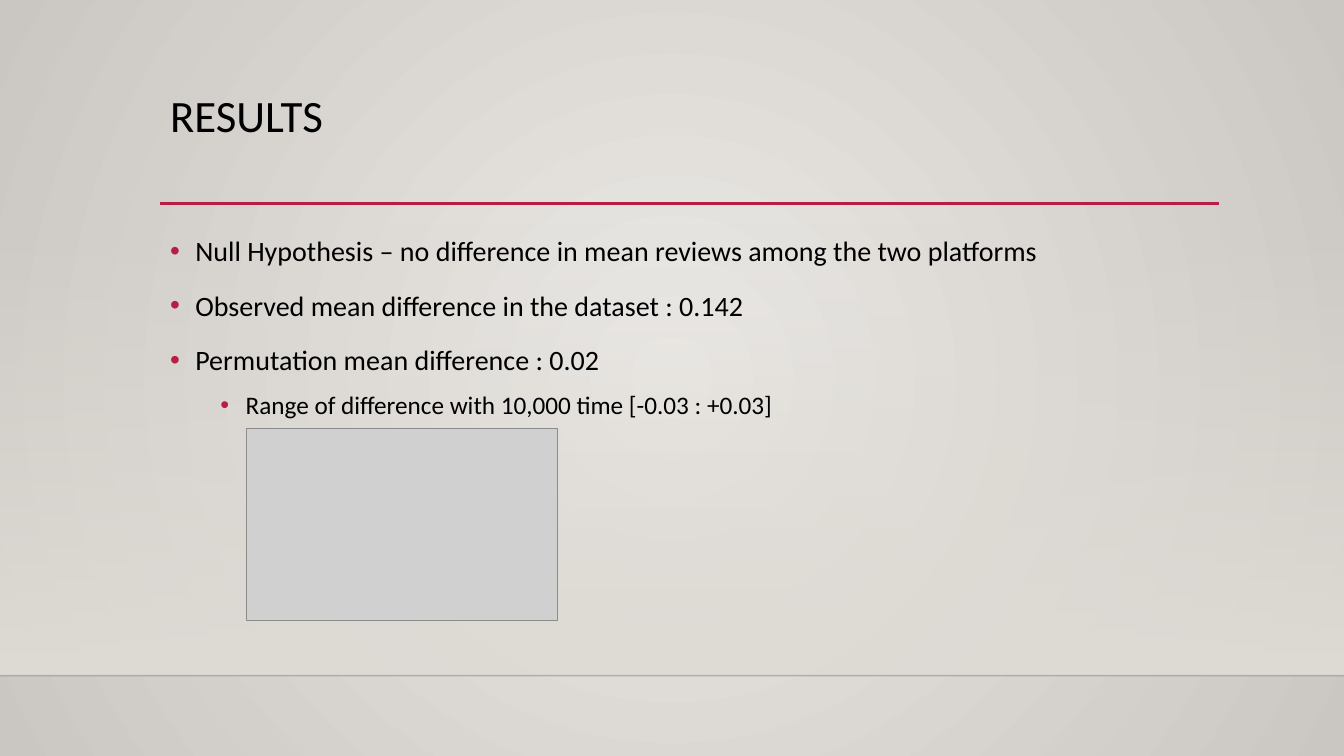
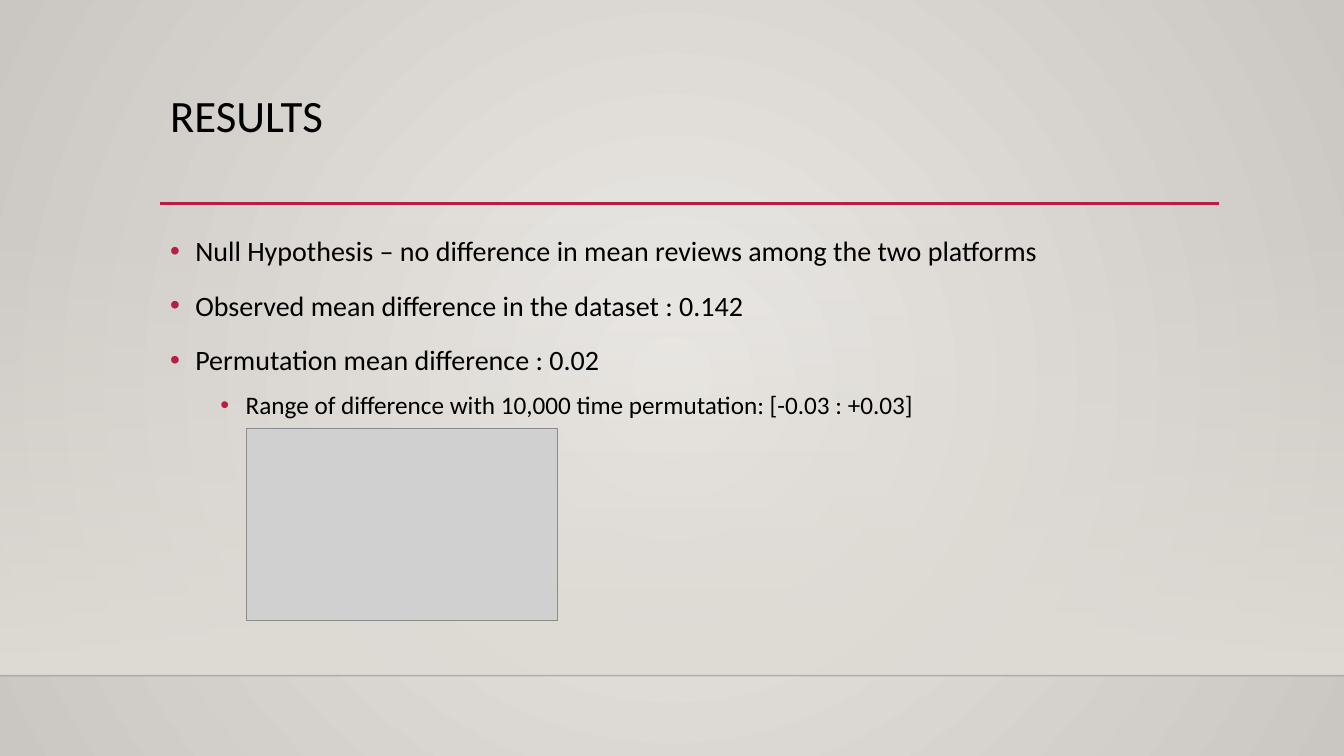
Before and after one commit to sittingman/dstrackprep, a slide deck: slide 4 of Apps/Platform analysis.pptx. Drawn at 1344x756 pixels with LibreOffice and Linux fonts; fonts in the diff are those of the drawing; grey boxes stand for pictures; background and template pictures are left out. Boxes give left, top, right and bottom in pixels: in the first picture for what was removed or moved away, otherwise in the second. Text is boxed around its words. In the diff, an @@ line names an element or a change of style, - is before the commit and + after.

```diff
--- a/Apps/Platform analysis.pptx
+++ b/Apps/Platform analysis.pptx
@@ text at box(246, 395, 913, 419): text changed @@
-  • Range of difference with 10,000 time [-0.03 : +0.03]
+  • Range of difference with 10,000 time permutation: [-0.03 : +0.03]
```
Also in this commit, not shown: 3 other slides changed.
